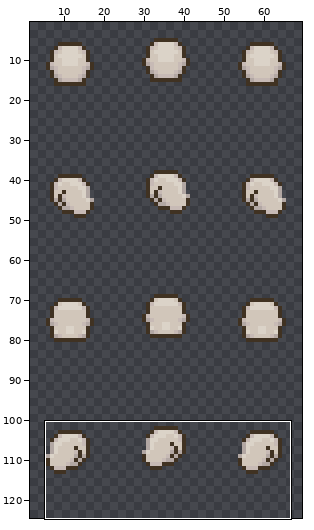
A sprite sheet gets an edit: collection/cabbit-custom/sprite/base/parts/head/PNG/24x32/head-heavy-ash.png. Above, an overview of the earlier version with the close-up marked.
Close-up. The starting point:
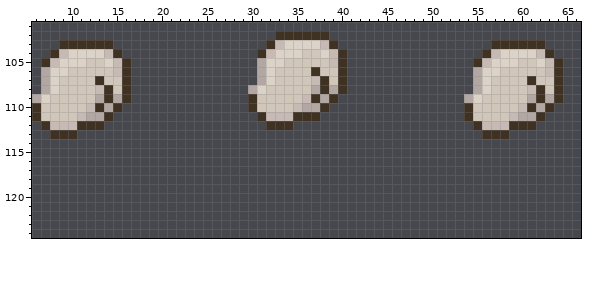
The file is 72x128 pixels. Shown: x 6..66, y 101..124. The wide view leaves out empty margins. The commit also changed other parts of the picture, which this record leaves out.
The result:
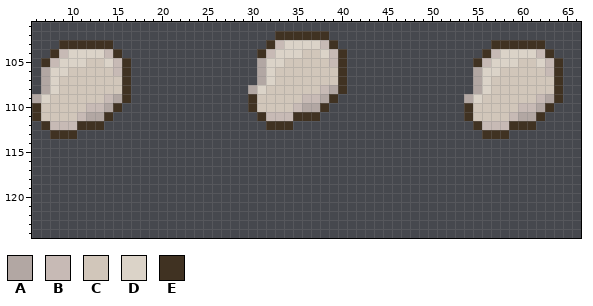
Palette (. is transparent): A #b2a7a3  B #c7bab5  C #d1c6ba  D #dbd3c8  E #403222
The exact change:
{"y":106,"x":37,"old":"E","new":"C"}
{"y":107,"x":13,"old":"E","new":"C"}
{"y":107,"x":37,"old":"BE","new":"CC"}
{"y":107,"x":61,"old":"E","new":"C"}
{"y":108,"x":13,"old":"BE","new":"CC"}
{"y":108,"x":37,"old":"AE","new":"CB"}
{"y":108,"x":61,"old":"BE","new":"CC"}
{"y":109,"x":13,"old":"AE","new":"CB"}
{"y":109,"x":37,"old":"E","new":"B"}
{"y":109,"x":61,"old":"AE","new":"CB"}
{"y":110,"x":13,"old":"E","new":"B"}
{"y":110,"x":61,"old":"E","new":"B"}
{"label":"changed","picture_box":[311,67,329,103]}
{"label":"changed","picture_box":[95,76,113,112]}
{"label":"changed","picture_box":[527,76,545,112]}
